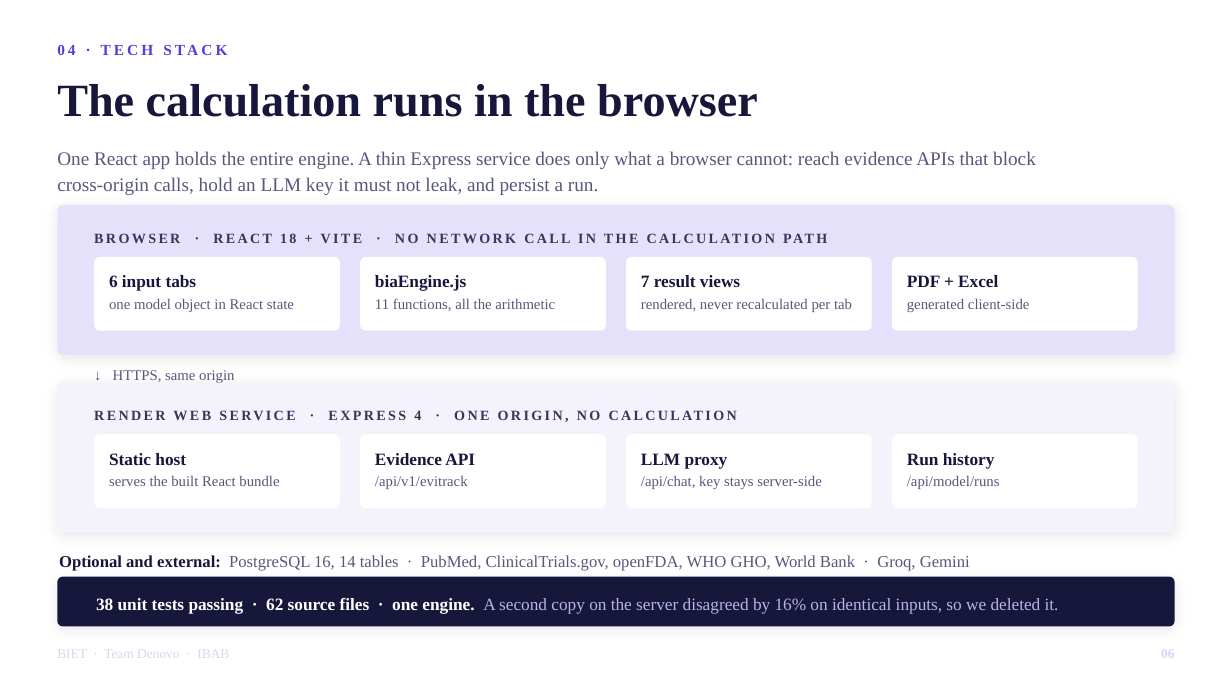
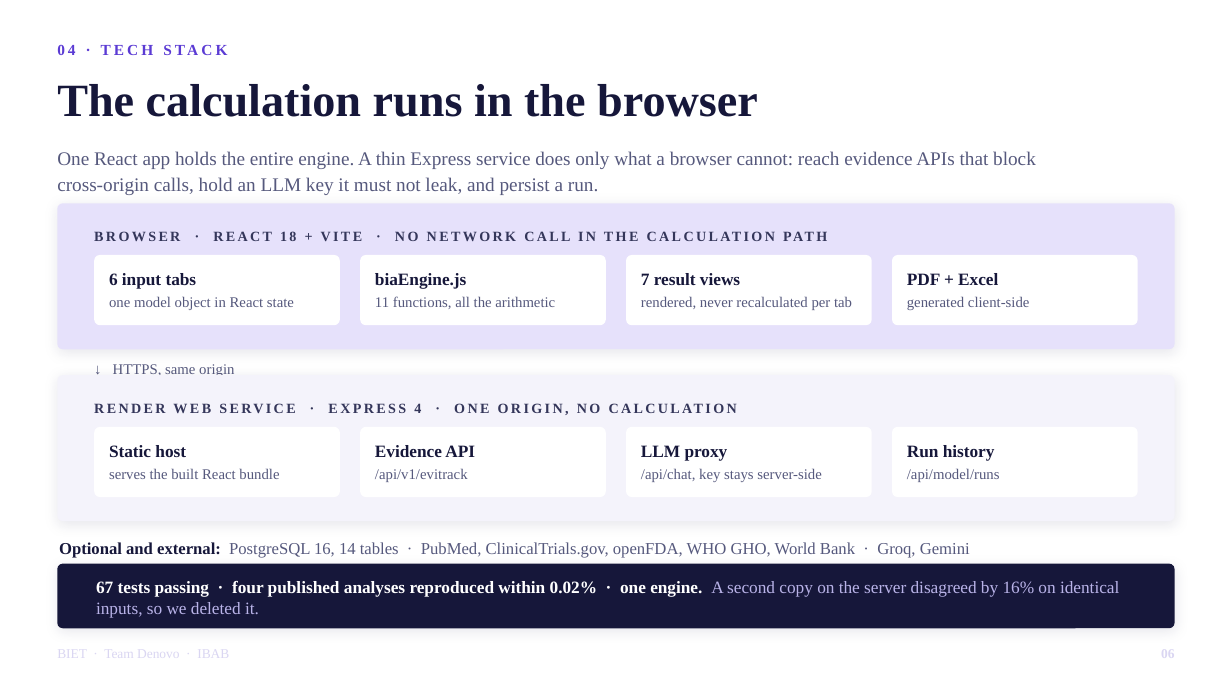
Before and after one commit to Sumithraju/early_stage_bia_react_node_postgres, a slide deck: slide 6 of docs/presentation/BIET-Denovo-10min.pptx. Drawn at 1232x693 pixels with LibreOffice and Linux fonts; fonts in the diff are those of the drawing. Boxes give left, top, right and bottom in pixels: in the first picture for what was removed or moved away, otherwise in the second. Text is boxed around its words. In the diff, an @@ line names an element or a change of style, - is before the commit and + after.

```diff
--- a/docs/presentation/BIET-Denovo-10min.pptx
+++ b/docs/presentation/BIET-Denovo-10min.pptx
@@ rounded rectangle: place and size @@
-rounded rectangle at box(57, 205, 1175, 355)
+rounded rectangle at box(57, 203, 1175, 349)
@@ rounded rectangle: place and size @@
-rounded rectangle at box(94, 257, 340, 331)
+rounded rectangle at box(94, 255, 340, 325)
@@ rounded rectangle: place and size @@
-rounded rectangle at box(360, 257, 606, 331)
+rounded rectangle at box(360, 255, 606, 325)
@@ rounded rectangle: place and size @@
-rounded rectangle at box(627, 257, 872, 331)
+rounded rectangle at box(627, 255, 872, 325)
@@ rounded rectangle: place and size @@
-rounded rectangle at box(892, 257, 1138, 331)
+rounded rectangle at box(892, 255, 1138, 325)
@@ rounded rectangle: place and size @@
-rounded rectangle at box(57, 383, 1175, 532)
+rounded rectangle at box(57, 375, 1175, 521)
@@ rounded rectangle: place and size @@
-rounded rectangle at box(94, 434, 340, 508)
+rounded rectangle at box(94, 427, 340, 497)
@@ rounded rectangle: place and size @@
-rounded rectangle at box(360, 434, 606, 508)
+rounded rectangle at box(360, 427, 606, 497)
@@ rounded rectangle: place and size @@
-rounded rectangle at box(627, 434, 872, 508)
+rounded rectangle at box(627, 427, 872, 497)
@@ proportions changed in 11 elements at box(57, 203, 1175, 349), box(94, 255, 340, 325), box(360, 255, 606, 325), box(627, 255, 872, 325), box(892, 255, 1138, 325), box(57, 564, 1175, 628), box(57, 375, 1175, 521), box(94, 427, 340, 497), box(360, 427, 606, 497), box(627, 427, 872, 497), box(892, 427, 1138, 497) @@
@@ rounded rectangle: place and size @@
-rounded rectangle at box(892, 434, 1138, 508)
+rounded rectangle at box(892, 427, 1138, 497)
@@ 10 texts: place and size @@
-10 texts at box(109, 370, 1000, 489)
+10 texts at box(109, 364, 1000, 482)
@@ text "Optional and external: PostgreSQL 16, ...": place and size @@
-text "Optional and external: PostgreSQL 16, ..." at box(59, 555, 970, 571)
+text "Optional and external: PostgreSQL 16, ..." at box(59, 542, 970, 558)
@@ rounded rectangle: place and size @@
-rounded rectangle at box(57, 577, 1175, 627)
+rounded rectangle at box(57, 564, 1175, 628)
@@ text at box(96, 581, 1119, 618): text changed; text colour #B9B3E8 to #FFFFFF; bold on @@
-38 unit tests passing · 62 source files · one engine. A second copy on the server disagreed by 16% on identical inputs, so we deleted it.
+67 tests passing · four published analyses reproduced within 0.02% · one engine. A second copy on the server disagreed by 16% on identical inputs, so we deleted it.
```
Also in this commit, not shown: 2 other slides changed, 1 slide added, 3 other files.
